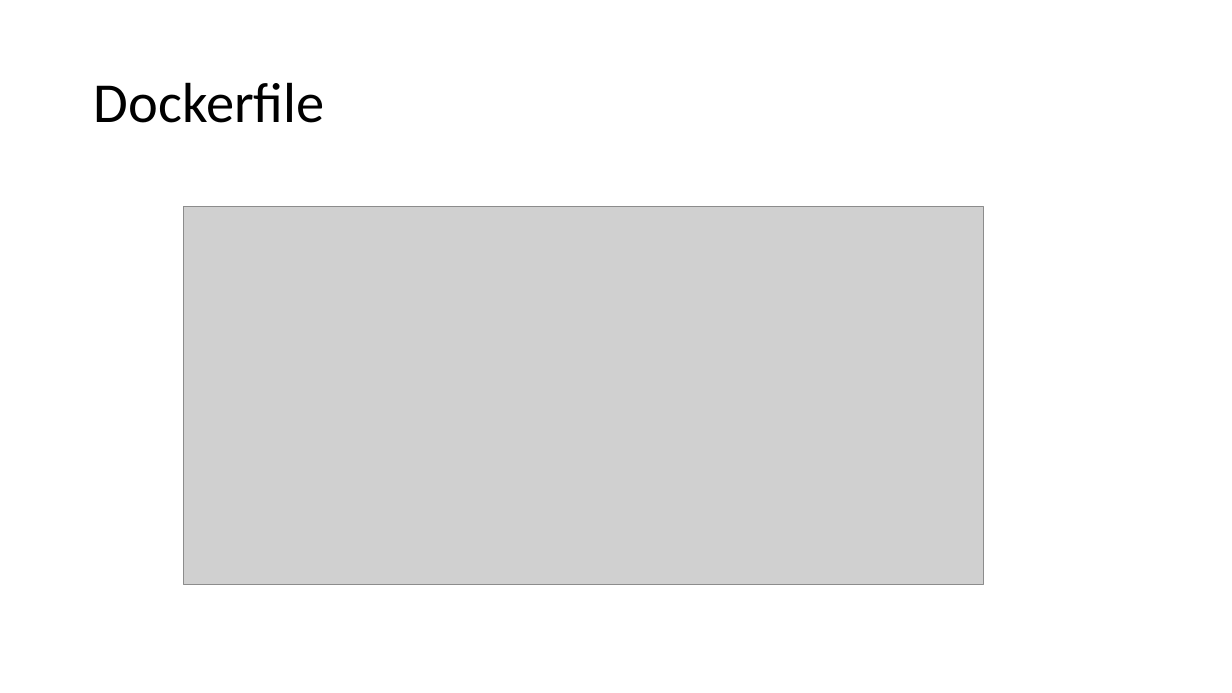
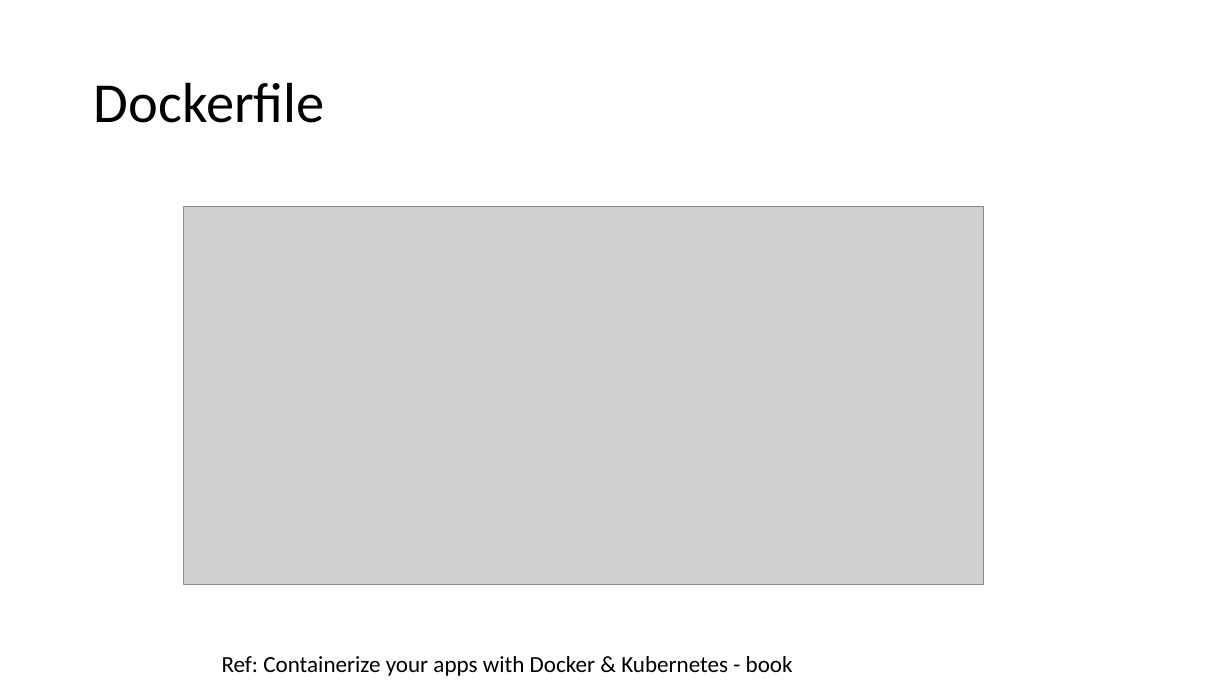
Before and after one commit to ManojG1978/dotnetcoreworkshop, a slide deck: slide 5 of Materials/Slides.pptx. Drawn at 1232x693 pixels with LibreOffice and Linux fonts; fonts in the diff are those of the drawing; grey boxes stand for pictures. Boxes give left, top, right and bottom in pixels: in the first picture for what was removed or moved away, otherwise in the second. Text is boxed around its words. In the diff, an @@ line names an element or a change of style, - is before the commit and + after.

```diff
--- a/Materials/Slides.pptx
+++ b/Materials/Slides.pptx
@@ text added at (222,656,793,676), 18 pt, text #000000 @@
+Ref: Containerize your apps with Docker & Kubernetes - book
```
Also in this commit, not shown: 2 other slides changed, 1 slide added, 1 slide removed.
